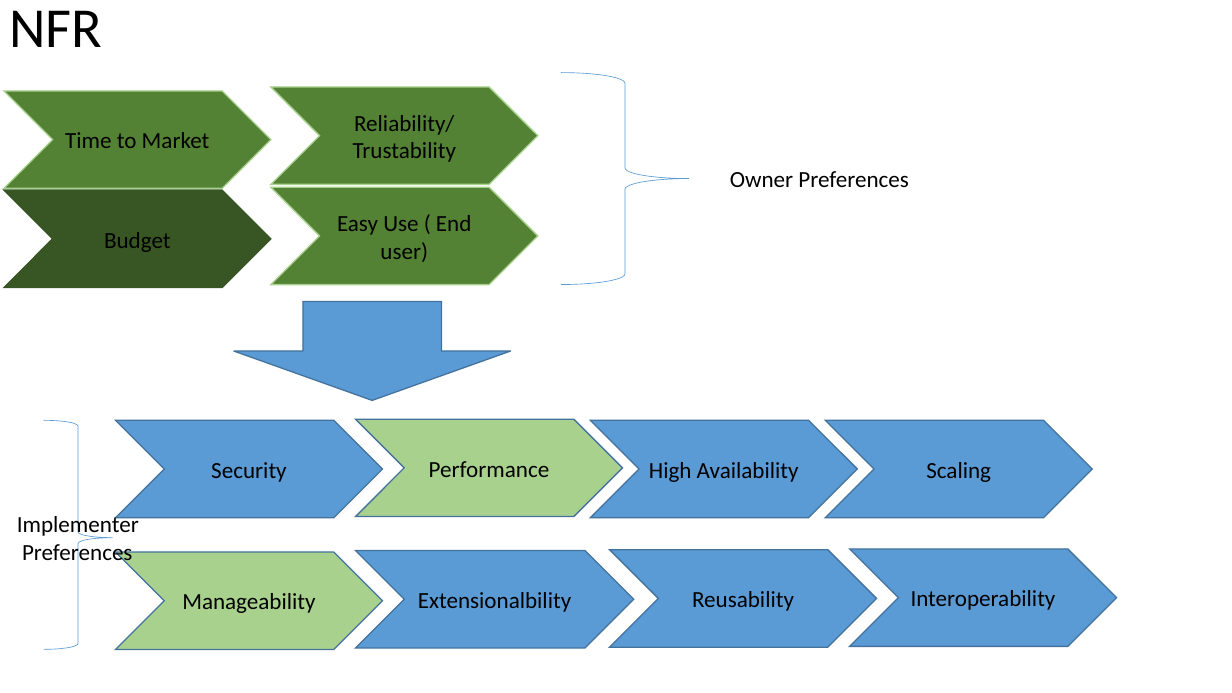
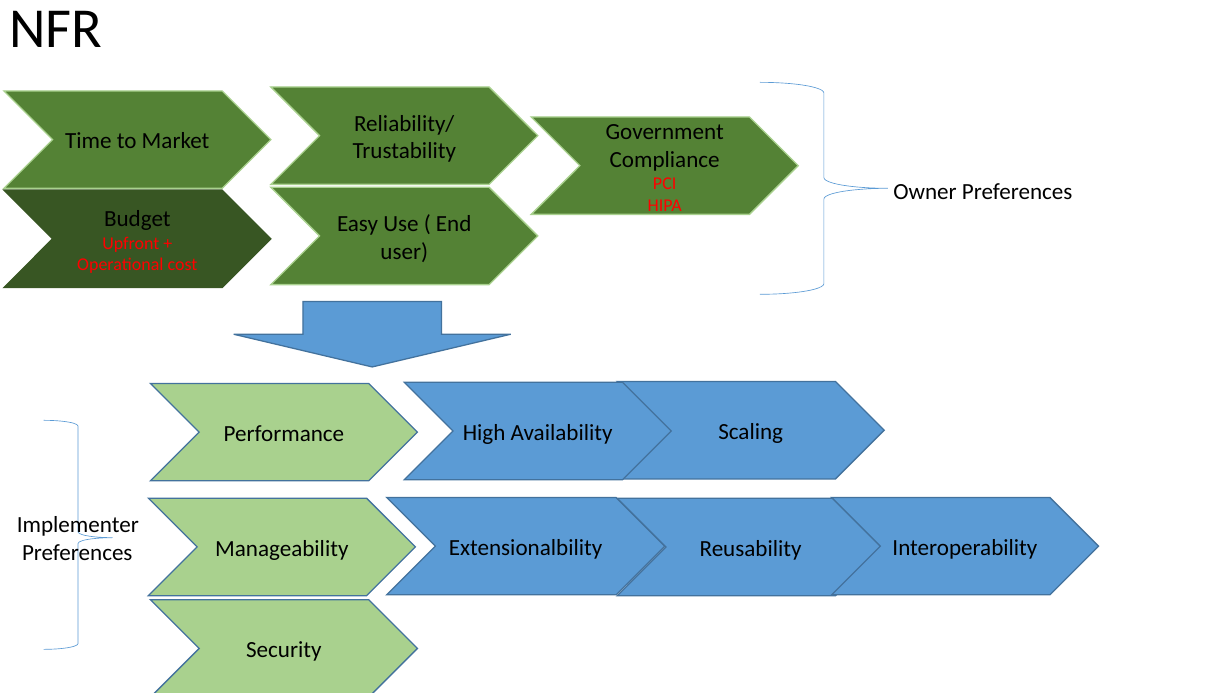
Before and after one commit to singhsiddh/sai, a slide deck: slide 3 of interview/Architecture.pptx (slide 2 before the commit). Drawn at 1232x693 pixels with LibreOffice and Linux fonts; fonts in the diff are those of the drawing. Boxes give left, top, right and bottom in pixels: in the first picture for what was removed or moved away, otherwise in the second. Text is boxed around its words. In the diff, an @@ line names an element or a change of style, - is before the commit and + after.

```diff
--- a/interview/Architecture.pptx
+++ b/interview/Architecture.pptx
@@ right brace: place and size @@
-right brace at box(561, 73, 689, 285)
+right brace at box(760, 82, 888, 294)
@@ chevron added at box(531, 117, 799, 214), fill #548235, outline #A9D18E 1 pt, 18 pt, text #000000 @@
+Government Compliance
+PCI
+HIPA
@@ text "Owner Preferences": place and size @@
-text "Owner Preferences" at box(730, 171, 909, 187)
+text "Owner Preferences" at box(893, 183, 1073, 199)
@@ text in chevron at box(77, 236, 198, 273): paragraph added @@
+Upfront + Operational cost
@@ down arrow: place and size @@
-down arrow at box(234, 301, 511, 400)
+down arrow at box(234, 301, 511, 367)
@@ chevron "Performance": place and size @@
-chevron "Performance" at box(356, 420, 623, 517)
+chevron "Performance" at box(151, 384, 418, 481)
@@ chevron "High Availability": place and size @@
-chevron "High Availability" at box(591, 421, 858, 518)
+chevron "High Availability" at box(405, 383, 672, 480)
@@ chevron "Scaling": place and size @@
-chevron "Scaling" at box(825, 421, 1092, 518)
+chevron "Scaling" at box(617, 382, 884, 479)
@@ chevron "Manageability": place and size @@
-chevron "Manageability" at box(116, 552, 383, 649)
+chevron "Manageability" at box(149, 498, 416, 595)
@@ chevron "Extensionalbility": place and size @@
-chevron "Extensionalbility" at box(356, 551, 634, 648)
+chevron "Extensionalbility" at box(386, 497, 665, 594)
@@ chevron "Reusability": place and size @@
-chevron "Reusability" at box(610, 550, 877, 647)
+chevron "Reusability" at box(617, 498, 884, 595)
@@ chevron "Interoperability": place and size @@
-chevron "Interoperability" at box(850, 549, 1117, 646)
+chevron "Interoperability" at box(832, 497, 1099, 594)
@@ chevron "Security": place and size @@
-chevron "Security" at box(116, 421, 383, 518)
+chevron "Security" at box(151, 600, 418, 693)
@@ chevron "Security" at box(151, 600, 418, 693): fill #5B9BD5 to #A9D18E @@
```
Also in this commit, not shown: 2 other slides changed, 9 slides added.
